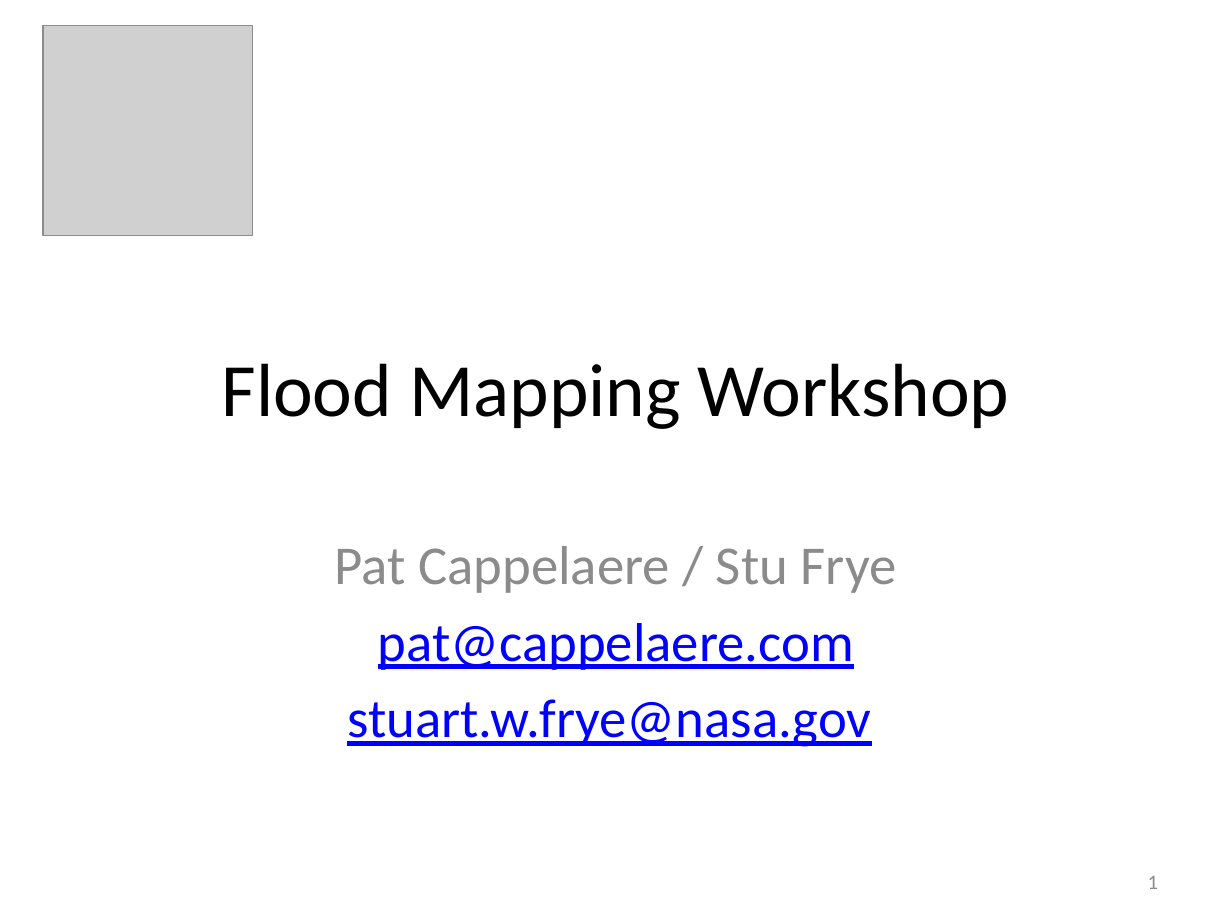
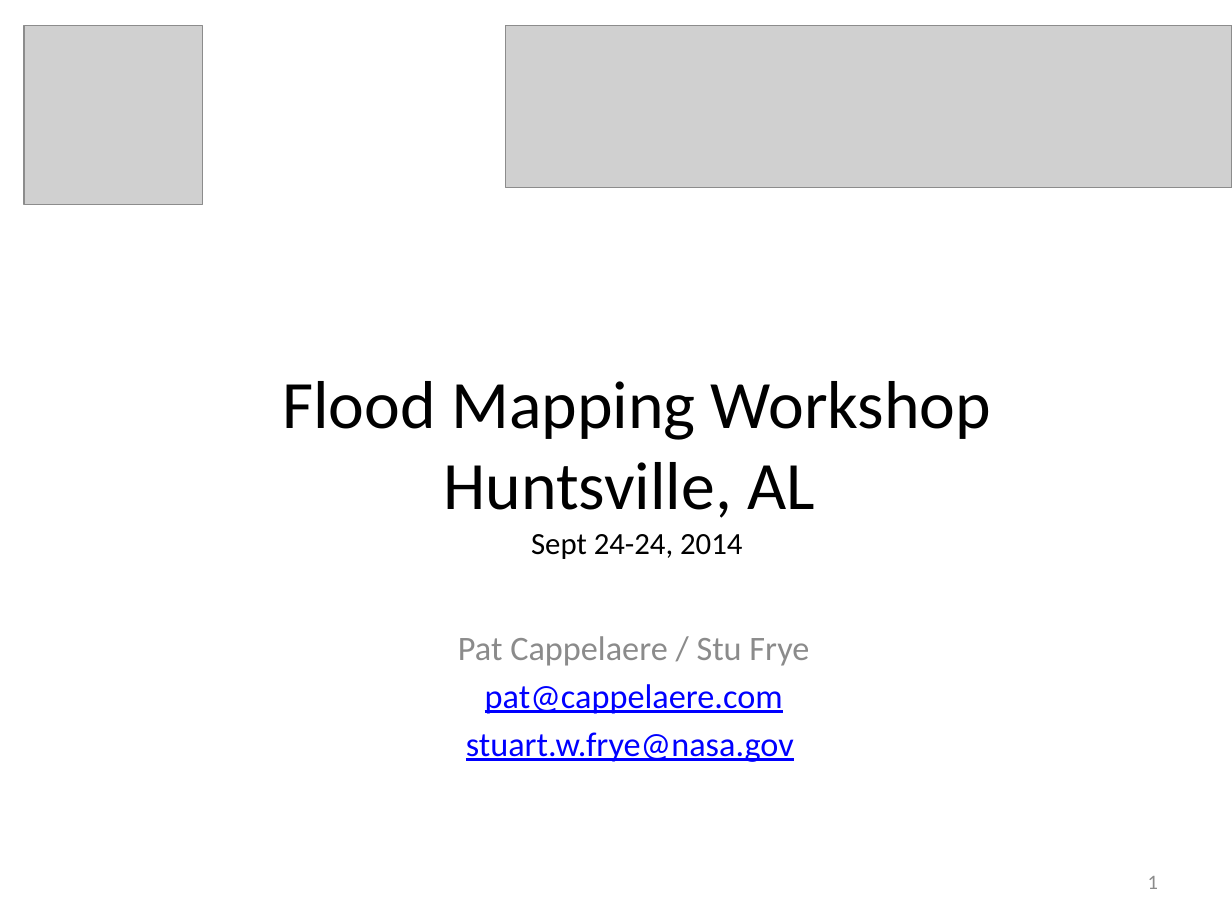
Before and after one commit to vightel/FloodMapsWorkshop, a slide deck: slide 1 of FloodMappingWorkshop.pptx. Drawn at 1232x924 pixels with LibreOffice and Linux fonts; fonts in the diff are those of the drawing; grey boxes stand for pictures. Boxes give left, top, right and bottom in pixels: in the first picture for what was removed or moved away, otherwise in the second. Text is boxed around its words. In the diff, an @@ line names an element or a change of style, - is before the commit and + after.

```diff
--- a/FloodMappingWorkshop.pptx
+++ b/FloodMappingWorkshop.pptx
@@ picture: place and size @@
-picture at (43,26,253,235)
+picture at (25,26,203,205)
@@ picture added at (505,26,1232,187) @@
@@ title at (282,381,991,559): text changed; size 44 to 39.6 pt @@
-Flood Mapping Workshop
+Flood Mapping Workshop
+Huntsville, AL
+Sept 24-24, 2014
@@ subtitle "Pat Cappelaere / Stu Frye": place and size @@
-subtitle "Pat Cappelaere / Stu Frye" at (335,546,897,747)
+subtitle "Pat Cappelaere / Stu Frye" at (458,636,809,762)
@@ subtitle "Pat Cappelaere / Stu Frye" at (458,636,809,762): size 32 to 20 pt; less space between paragraphs @@
```
Also in this commit, not shown: 19 slides added, 10 other files.
